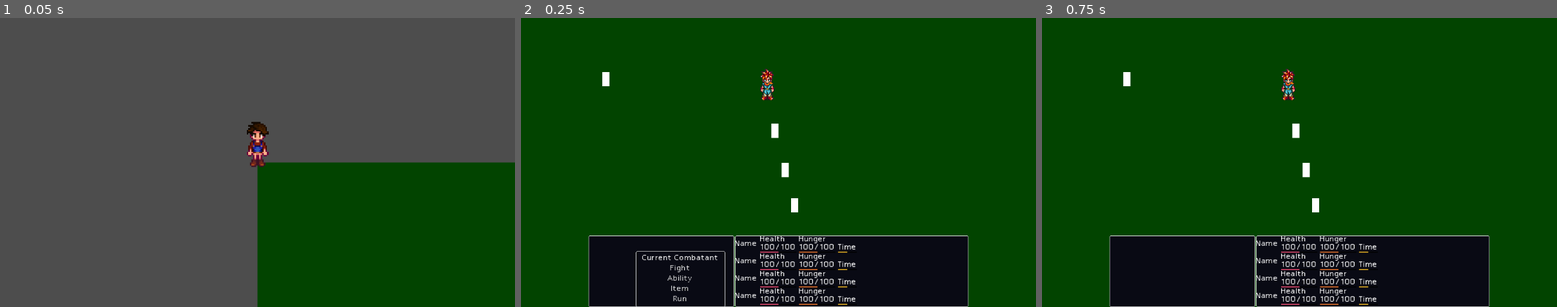
Above: before the commit, frames 1-3 (left to right).
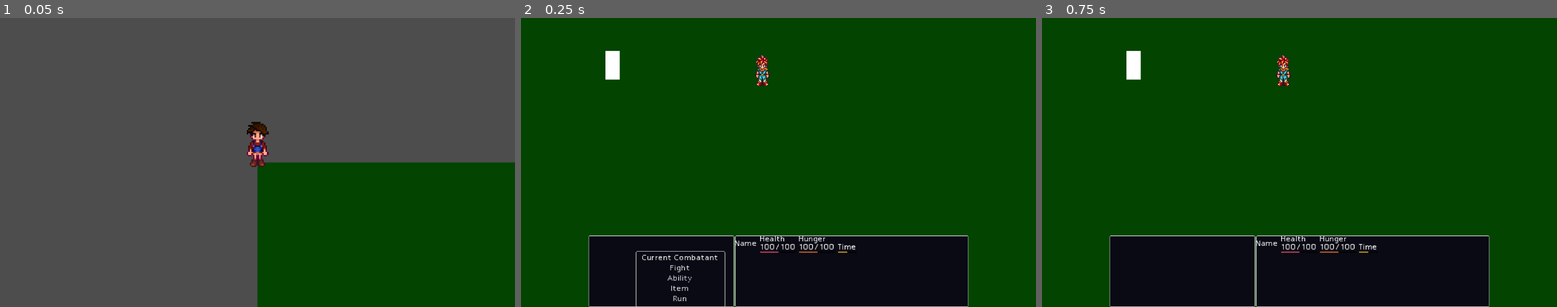
Above: after the commit, the same moments.

Repository: jfoote2003/Dungeon-of-the-Hungry
Game: Godot game, scene res://Menus/BattleMenu/BattleMenu.tscn
Same seed, same stepped clock (60 frames per second), same inputs: the game is played once before the commit and once after it. The project has no main scene, so this scene is started directly.
Inputs:
- Up to frame 1 (0.05 s): no input
- Up to frame 2 (0.25 s): no input
- Up to frame 3 (0.75 s): click "Fight" at 0.5 s

Frame 1 is identical in both runs. In frame 2, 1.9% of the frame differs, in the area x 15-65%, y 11-100%; in frame 3, 1.9%.
Error before the commit: Out of bounds get index '0' (on base: 'Array[SlotData]') (res://Combatants/Combatant/combatants.gd:99)

Commit message:
basic connection to allies

Diff:
--- a/Combatants/Allies/AllAllies/testing/testing.tres
+++ b/Combatants/Allies/AllAllies/testing/testing.tres
@@ -14,34 +14,42 @@
 
 [sub_resource type="Resource" id="Resource_whstv"]
 script = ExtResource("1_20my1")
+slot_datas = Array[ExtResource("2_winwm")]([null])
 metadata/_custom_type_script = "uid://bmthc4klvewgt"
 
 [sub_resource type="Resource" id="Resource_6lobh"]
 script = ExtResource("3_s0mnf")
+slot_datas = Array[ExtResource("2_winwm")]([null])
 metadata/_custom_type_script = "uid://dctfo83yv2n17"
 
 [sub_resource type="Resource" id="Resource_x2w07"]
 script = ExtResource("4_rn3p5")
+slot_datas = Array[ExtResource("2_winwm")]([null])
 metadata/_custom_type_script = "uid://dudvwcirx1mbp"
 
 [sub_resource type="Resource" id="Resource_81j7d"]
 script = ExtResource("5_sdv3t")
+slot_datas = Array[ExtResource("2_winwm")]([null])
 metadata/_custom_type_script = "uid://dwtydadx31jd4"
 
 [sub_resource type="Resource" id="Resource_axhoh"]
 script = ExtResource("6_dnsbc")
+slot_datas = Array[ExtResource("2_winwm")]([null])
 metadata/_custom_type_script = "uid://c46oeagxchbsi"
 
 [sub_resource type="Resource" id="Resource_20my1"]
 script = ExtResource("7_m7qv7")
+slot_datas = Array[ExtResource("2_winwm")]([null])
 metadata/_custom_type_script = "uid://bg13pcscr3r7"
 
 [sub_resource type="Resource" id="Resource_winwm"]
 script = ExtResource("7_m7qv7")
+slot_datas = Array[ExtResource("2_winwm")]([null])
 metadata/_custom_type_script = "uid://bg13pcscr3r7"
 
 [sub_resource type="Resource" id="Resource_sj4px"]
 script = ExtResource("10_vadrm")
+slot_datas = Array[ExtResource("2_winwm")]([null])
 metadata/_custom_type_script = "uid://brp1e4sp4uke2"
 
 [resource]
--- a/Combatants/Combatant/combatants.gd
+++ b/Combatants/Combatant/combatants.gd
@@ -2,6 +2,7 @@
 
 signal died(combatant : Combatant)
 signal status_effect_applied(status_name : String)
+signal stat_updated(combatant : Combatant)
 
 @export var combatant_name : String = "default"
 @export var rpg_class : RPGClass = null
@@ -67,6 +68,7 @@
 
 func set_hunger(new_hunger : int):
 	rpg_class.set_hunger(new_hunger)
+	stat_updated.emit(self)
 
 func get_max_hunger() -> int:
 	return rpg_class.get_max_hunger()
@@ -76,6 +78,7 @@
 
 func set_health(new_health : int):
 	rpg_class.set_health(new_health)
+	stat_updated.emit(self)
 
 func get_max_health() -> int:
 	return rpg_class.get_max_health()
@@ -96,12 +99,21 @@
 	var equipment_array : Array = []
 	var output : Effect = Effect.new()
 
-	equipment_array.append(helmet_inv_data.slot_datas[0].item_data.get_effect())
-	equipment_array.append(chest_inv_data.slot_datas[0].item_data.get_effect())
-	equipment_array.append(greeves_inv_data.slot_datas[0].item_data.get_effect())
-	equipment_array.append(boots_inv_data.slot_datas[0].item_data.get_effect())
-	equipment_array.append(ring1_inv_data.slot_datas[0].item_data.get_effect())
-	equipment_array.append(ring2_inv_data.slot_datas[0].item_data.get_effect())
+	if helmet_inv_data.slot_datas[0]:
+		equipment_array.append(helmet_inv_data.slot_datas[0].item_data.get_effect())
+	if chest_inv_data.slot_datas[0]:
+		equipment_array.append(chest_inv_data.slot_datas[0].item_data.get_effect())
+	if greeves_inv_data.slot_datas[0]:
+		equipment_array.append(greeves_inv_data.slot_datas[0].item_data.get_effect())
+	if boots_inv_data.slot_datas[0]:
+		equipment_array.append(boots_inv_data.slot_datas[0].item_data.get_effect())
+	if ring1_inv_data.slot_datas[0]:
+		equipment_array.append(ring1_inv_data.slot_datas[0].item_data.get_effect())
+	if ring2_inv_data.slot_datas[0]:
+		equipment_array.append(ring2_inv_data.slot_datas[0].item_data.get_effect())
+
+	if equipment_array.is_empty():
+		return
 
 	output.combine(equipment_array)
 
@@ -147,6 +159,7 @@
 
 func increase_atb(value : float):
 	atb_gauge += value + get_speed()
+	stat_updated.emit(self)
 	if is_atb_gauge_full():
 		atb_gauge = MAX_ATB
 		current_state = CombatantState.ready
--- a/Menus/BattleMenu/BattleMenu.tscn
+++ b/Menus/BattleMenu/BattleMenu.tscn
@@ -7,7 +7,6 @@
 [ext_resource type="PackedScene" uid="uid://cxxrylm7dfxws" path="res://Menus/BattleMenu/window_default.tscn" id="3_q25w5"]
 [ext_resource type="PackedScene" uid="uid://clcgjtb2f4qmq" path="res://Menus/BattleMenu/player_stat_display.tscn" id="3_w2dpq"]
 [ext_resource type="PackedScene" uid="uid://bv8thunph2cmc" path="res://Menus/BattleMenu/battle_menu_combatant_display.tscn" id="6_318xx"]
-[ext_resource type="Resource" uid="uid://gy51f0ps154m" path="res://Combatants/Allies/AllAllies/testing/testing.tres" id="7_muh00"]
 
 [node name="BattleMenu" type="Control"]
 layout_mode = 3
@@ -76,15 +75,19 @@
 theme_override_constants/separation = 1
 
 [node name="player_stat_display" parent="UI/InfoMenu/Players/VBoxContainer" instance=ExtResource("3_w2dpq")]
+unique_name_in_owner = true
 layout_mode = 2
 
 [node name="player_stat_display2" parent="UI/InfoMenu/Players/VBoxContainer" instance=ExtResource("3_w2dpq")]
+unique_name_in_owner = true
 layout_mode = 2
 
 [node name="player_stat_display3" parent="UI/InfoMenu/Players/VBoxContainer" instance=ExtResource("3_w2dpq")]
+unique_name_in_owner = true
 layout_mode = 2
 
 [node name="player_stat_display4" parent="UI/InfoMenu/Players/VBoxContainer" instance=ExtResource("3_w2dpq")]
+unique_name_in_owner = true
 layout_mode = 2
 
 [node name="VBoxContainer2" type="VBoxContainer" parent="UI/InfoMenu"]
@@ -170,36 +173,43 @@
 grow_vertical = 2
 
 [node name="BattleMenuCombatantDisplay" parent="UI/VisualPlayers" instance=ExtResource("6_318xx")]
-layout_mode = 0
-offset_left = 104.0
-offset_top = 114.0
-offset_right = 104.0
-offset_bottom = 114.0
-scale = Vector2(2, 2)
-combatant = ExtResource("7_muh00")
+unique_name_in_owner = true
+layout_mode = 0
+offset_left = 93.0
+offset_top = 82.0
+offset_right = 93.0
+offset_bottom = 82.0
+scale = Vector2(2, 2)
 
 [node name="BattleMenuCombatantDisplay2" parent="UI/VisualPlayers" instance=ExtResource("6_318xx")]
-layout_mode = 0
-offset_left = 135.0
-offset_top = 237.0
-offset_right = 135.0
-offset_bottom = 237.0
+unique_name_in_owner = true
+layout_mode = 0
+offset_left = 123.0
+offset_top = 190.0
+offset_right = 123.0
+offset_bottom = 190.0
+scale = Vector2(2, 2)
 
 [node name="BattleMenuCombatantDisplay3" parent="UI/VisualPlayers" instance=ExtResource("6_318xx")]
-layout_mode = 0
-offset_left = 158.0
-offset_top = 325.0
-offset_right = 158.0
-offset_bottom = 325.0
+unique_name_in_owner = true
+layout_mode = 0
+offset_left = 160.0
+offset_top = 289.0
+offset_right = 160.0
+offset_bottom = 289.0
+scale = Vector2(2, 2)
 
 [node name="BattleMenuCombatantDisplay4" parent="UI/VisualPlayers" instance=ExtResource("6_318xx")]
-layout_mode = 0
-offset_left = 179.0
-offset_top = 404.0
-offset_right = 179.0
-offset_bottom = 404.0
+unique_name_in_owner = true
+layout_mode = 0
+offset_left = 198.0
+offset_top = 387.0
+offset_right = 198.0
+offset_bottom = 387.0
+scale = Vector2(2, 2)
 
 [node name="VisualEnemies" type="Control" parent="UI"]
+unique_name_in_owner = true
 layout_mode = 1
 anchors_preset = 9
 anchor_bottom = 1.0
@@ -209,10 +219,11 @@
 
 [node name="BattleMenuCombatantDisplay" parent="UI/VisualEnemies" instance=ExtResource("6_318xx")]
 layout_mode = 0
-offset_left = 182.0
-offset_top = 121.0
-offset_right = 182.0
-offset_bottom = 121.0
+offset_left = 189.0
+offset_top = 74.0
+offset_right = 189.0
+offset_bottom = 74.0
+scale = Vector2(2, 2)
 
 [connection signal="pressed" from="UI/Options/ActionMenu/Fight" to="UI" method="_on_fight_pressed"]
 [connection signal="pressed" from="UI/Options/ActionMenu/Ability" to="UI" method="_on_ability_pressed"]
--- a/Menus/BattleMenu/battle_manager.gd
+++ b/Menus/BattleMenu/battle_manager.gd
@@ -30,18 +30,21 @@
 
 func _ready() -> void:
 	initialize_combat()
+	print("battle start")
 	battle_loop()
 
 func battle_loop():
 	while current_battle_state == BattleState.running:
 		for combatant in all_combatants:
-			if not combatant.is_alive():
-				continue
-
-			process_combatant_turn(combatant)
-
-			if check_battle_conditions():
-				return
+			if combatant:
+
+				if not combatant.is_alive():
+					continue
+
+				process_combatant_turn(combatant)
+
+				if check_battle_conditions():
+					return
 
 		await get_tree().process_frame
 
@@ -49,6 +52,10 @@
 	combatant.tick_status_effects()
 
 	if not combatant.is_alive():
+		return
+
+	if not combatant.atb_gauge == combatant.MAX_ATB:
+		combatant.increase_atb(combatant.get_speed())
 		return
 
 	if combatant.has_status(preload("uid://cmrd3jvxsygkx")): #berserk
@@ -85,8 +92,9 @@
 
 func initialize_combat() -> void:
 	for combatant in all_combatants:
-		combatant.get_equipment_effects() #applies all resistances
-		combatant.get_random_atb() #randomly sets atb for each combatant
+		if combatant:
+			combatant.get_equipment_effects() #applies all resistances
+			combatant.get_random_atb() #randomly sets atb for each combatant
 
 func hide_action_menu():
 	%UI.hide_option_menu()
--- a/Menus/BattleMenu/battle_menu.gd
+++ b/Menus/BattleMenu/battle_menu.gd
@@ -7,4 +7,35 @@
 var all_combatants = allies + enemies
 
 func _ready():
-	pass
+	if allies[0]:
+		allies[0].stat_updated.connect(%player_stat_display.set_default)
+		print("ally 1 connected")
+		%player_stat_display.visible = true
+		%BattleMenuCombatantDisplay.combatant = allies[0]
+	else:
+		%player_stat_display.visible = false
+		%BattleMenuCombatantDisplay.visible = false
+	if allies[1]:
+		allies[1].stat_updated.connect(%player_stat_display2.set_default)
+		print("ally 2 connected")
+		%player_stat_display2.visible = true
+		%BattleMenuCombatantDisplay2.combatant = allies[1]
+	else:
+		%player_stat_display2.visible = false
+		%BattleMenuCombatantDisplay2.visible = false
+	if allies[2]:
+		allies[2].stat_updated.connect(%player_stat_display3.set_default)
+		print("ally 3 connected")
+		%player_stat_display3.visible = true
+		%BattleMenuCombatantDisplay3.combatant = allies[2]
+	else:
+		%player_stat_display3.visible = false
+		%BattleMenuCombatantDisplay3.visible = false
+	if allies[3]:
+		allies[3].stat_updated.connect(%player_stat_display4.set_default)
+		print("ally 4 connected")
+		%player_stat_display4.visible = true
+		%BattleMenuCombatantDisplay4.combatant = allies[3]
+	else:
+		%player_stat_display4.visible = false
+		%BattleMenuCombatantDisplay4.visible = false
--- a/Menus/BattleMenu/battle_menu_combatant_display.gd
+++ b/Menus/BattleMenu/battle_menu_combatant_display.gd
@@ -50,4 +50,5 @@
 	%ArrowDisplay.modulate = Color.YELLOW
 
 func play_animation(ability_name : String, direction : String) -> void:
-	%AnimationPlayer.play(combatant.combatant_name + "_" + ability_name + "_" + direction)
+	if combatant:
+		%AnimationPlayer.play(combatant.combatant_name + "_" + ability_name + "_" + direction)
--- a/Player/player_combatant.tres
+++ b/Player/player_combatant.tres
@@ -10,37 +10,46 @@
 [ext_resource type="Script" uid="uid://bg13pcscr3r7" path="res://Player/inventory/Scripts/inventory_data_ring.gd" id="7_bffeb"]
 [ext_resource type="Resource" uid="uid://rqcbxo326u4e" path="res://Combatants/Classes/Samurai/samurai.tres" id="8_rkp0j"]
 [ext_resource type="Script" uid="uid://brp1e4sp4uke2" path="res://Player/inventory/Scripts/inventory_data_weapon.gd" id="10_5bycx"]
+[ext_resource type="Texture2D" uid="uid://bbn06yrvt67ep" path="res://Npcs/allNpcs/testing/sprite_template_test.png" id="10_cnx56"]
 
 [sub_resource type="Resource" id="Resource_n3yjx"]
 script = ExtResource("1_2uc4q")
+slot_datas = Array[ExtResource("2_2uc4q")]([null])
 metadata/_custom_type_script = "uid://bmthc4klvewgt"
 
 [sub_resource type="Resource" id="Resource_mc07c"]
 script = ExtResource("3_ingsl")
+slot_datas = Array[ExtResource("2_2uc4q")]([null])
 metadata/_custom_type_script = "uid://dctfo83yv2n17"
 
 [sub_resource type="Resource" id="Resource_xlpl8"]
 script = ExtResource("4_x27ln")
+slot_datas = Array[ExtResource("2_2uc4q")]([null])
 metadata/_custom_type_script = "uid://dudvwcirx1mbp"
 
 [sub_resource type="Resource" id="Resource_hadai"]
 script = ExtResource("5_hd7tf")
+slot_datas = Array[ExtResource("2_2uc4q")]([null])
 metadata/_custom_type_script = "uid://dwtydadx31jd4"
 
 [sub_resource type="Resource" id="Resource_ocorj"]
 script = ExtResource("6_xtcnh")
+slot_datas = Array[ExtResource("2_2uc4q")]([null])
 metadata/_custom_type_script = "uid://c46oeagxchbsi"
 
 [sub_resource type="Resource" id="Resource_1fcor"]
 script = ExtResource("7_bffeb")
+slot_datas = Array[ExtResource("2_2uc4q")]([null])
 metadata/_custom_type_script = "uid://bg13pcscr3r7"
 
 [sub_resource type="Resource" id="Resource_nm8ta"]
 script = ExtResource("7_bffeb")
+slot_datas = Array[ExtResource("2_2uc4q")]([null])
 metadata/_custom_type_script = "uid://bg13pcscr3r7"
 
 [sub_resource type="Resource" id="Resource_16vdx"]
 script = ExtResource("10_5bycx")
+slot_datas = Array[ExtResource("2_2uc4q")]([null])
 metadata/_custom_type_script = "uid://brp1e4sp4uke2"
 
 [resource]
@@ -54,5 +63,6 @@
 ring2_inv_data = SubResource("Resource_nm8ta")
 offhand_inv_data = SubResource("Resource_ocorj")
 weapon_inv_data = SubResource("Resource_16vdx")
+texture = ExtResource("10_cnx56")
 is_ally = true
 metadata/_custom_type_script = "uid://c0yrnvp26clth"
Not shown: 1 places in Menus/BattleMenu/BattleMenu.tscn that only renumber resources
Not shown: 1 places in Player/player_combatant.tres that only renumber resources
